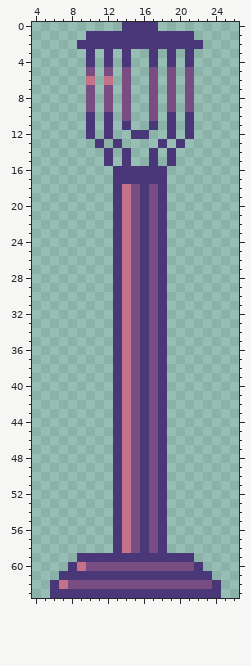
One commit to this pixel-art sprite: Assets/Art/Background/unlitLamp.png. Above is the file before it was changed.
The file is 32x64 pixels. Shown: x 4..26, y 0..63.
The result:
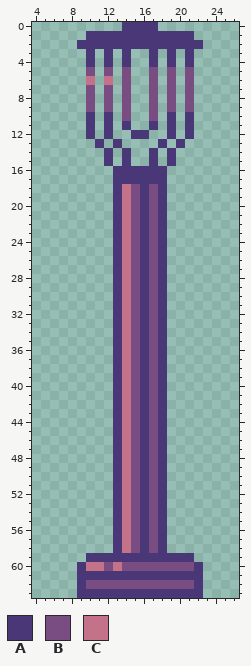
Palette (. is transparent): A #4a3778  B #794d81  C #c37289
What changed:
@@ x 4..26 @@
 58 .........ACBABA........
-59 .....AAAAAAAAAAAAA.....
-60 ....ACBBBBBBBBBBBBA....
-61 ...AAAAAAAAAAAAAAAAA...
-62 ..ACBBBBBBBBBBBBBBBBA..
-63 ..AAAAAAAAAAAAAAAAAAA..
+59 ......AAAAAAAAAAAA.....
+60 .....ACCBCBBBBBBBBA....
+61 .....AAAAAAAAAAAAAA....
+62 .....ABBBBBBBBBBBBA....
+63 .....AAAAAAAAAAAAAA....
Changed places in both pictures, as pixel boxes (x1, y1, x2, y2):
changed: (50, 553, 122, 598)
changed: (194, 571, 221, 598)
